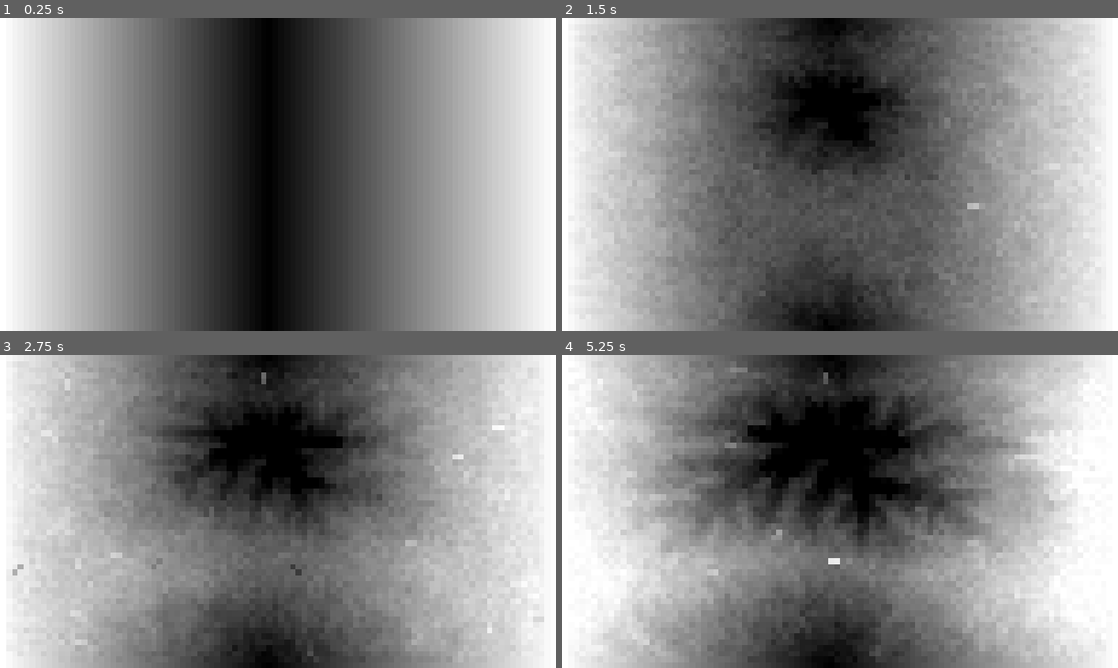
Above: before the commit, frames 1-4 (two rows, left to right).
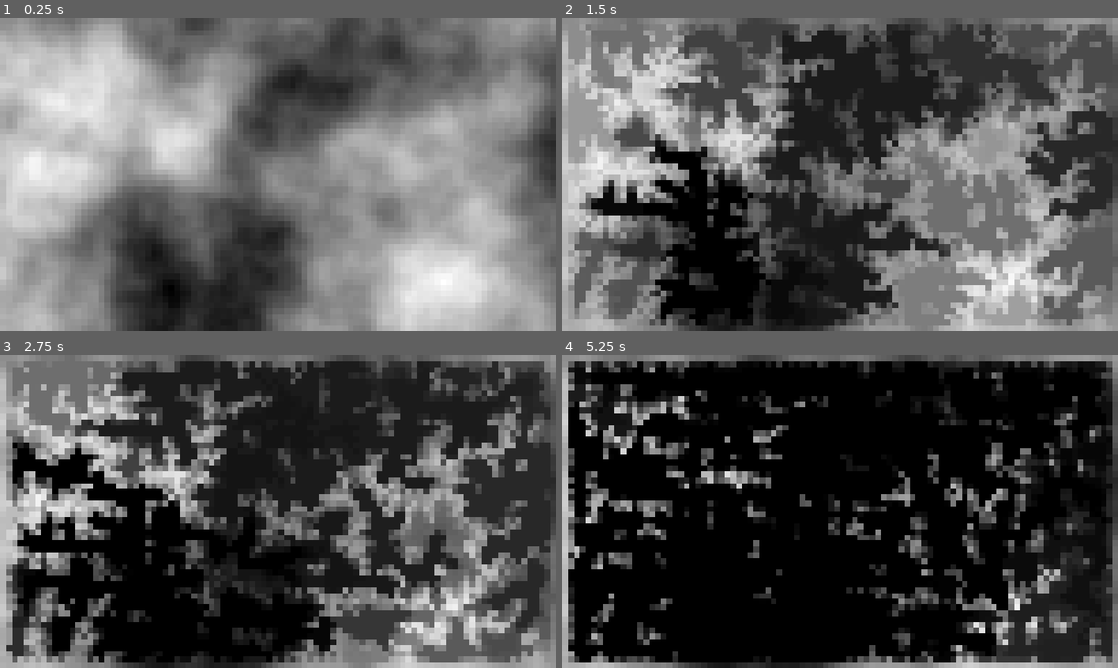
Above: after the commit, the same moments.

Repository: Dams4K/Tipe
Game: Godot game, scene res://move/viewer.tscn
Two runs of this game, one before a commit and one after it. Both use one fixed random seed, a clock stepped at 60 frames per second and the inputs below.
Inputs (mouse positions are in pixels of both pictures, inside the frame that each line leads up to):
- Up to frame 1 (0.25 s): no input
- Up to frame 2 (1.5 s): tap Enter at 0.5 s; move the mouse to (962, 158) at 0.52 s; tap Space at 0.6, 0.77, 1.07, 1.35 s; click (962, 158) at 0.67 s; move the mouse to (728, 190) at 1.27 s; click (728, 190) at 1.42 s
- Up to frame 3 (2.75 s): tap Space at 1.52, 1.82, 2.1 s; move the mouse to (333, 442) at 2.02 s; click (333, 442) at 2.17 s
- Up to frame 4 (5.25 s): move the mouse to (812, 574) at 2.77 s; tap Space at 2.85, 3.02, 3.32, 3.6, 3.77, 4.07, 4.35, 4.52, 4.82, 5.1 s; click (812, 574) at 2.92 s; move the mouse to (1006, 558) at 3.52 s; click (1006, 558) at 3.67 s; move the mouse to (673, 464) at 4.27 s; click (673, 464) at 4.42 s; move the mouse to (867, 511) at 5.02 s; click (867, 511) at 5.17 s

The runs differ from the first frame. In frame 1, 77% of the frame differs, in the area x 0-100%, y 0-100%; in frame 2, 75%; in frame 3, 82%; in frame 4, 90%.

Commit message:
looks funny, and like erosion

Diff:
--- a/move/canvas.gd
+++ b/move/canvas.gd
@@ -2,17 +2,18 @@
 
 @export var timer: Timer
 @export var movements: Sprite2D
+@export var base_texture: Texture2D
 
 var droplets: Array[Droplet] = []
 
 func _ready() -> void:
 	randomize()
-
-	var movements_image = Image.create(texture.get_width(), texture.get_height(), false, Image.FORMAT_RGBA8)
+	await base_texture.changed
+	var movements_image = Image.create(base_texture.get_width(), base_texture.get_height(), false, Image.FORMAT_RGBA8)
 	var movements_image_texture: ImageTexture = ImageTexture.create_from_image(movements_image)
 
 	Droplet.movements_image = movements_image_texture.get_image()
-	Droplet.image = texture.get_image()
+	Droplet.image = base_texture.get_image()
 	movements.texture = movements_image_texture
 
 	timer.timeout.connect(update)
@@ -24,11 +25,10 @@
 
 	if event is InputEventKey and event.keycode == KEY_SPACE and event.pressed:
 		for i in range(1_000):
-			var rx = randf_range(1.0, texture.get_width()-2.0)
-			var ry = randf_range(1.0, texture.get_height()-2.0)
+			var rx = randf_range(1.0, base_texture.get_width()-1.0)
+			var ry = randf_range(1.0, base_texture.get_height()-1.0)
 			var droplet = Droplet.new(Vector2(rx, ry))
 			droplets.append(droplet)
-		print("Show time")
 
 func update():
 	var droplets_alive: Array[Droplet] = []
--- a/move/droplet.gd
+++ b/move/droplet.gd
@@ -8,7 +8,20 @@
 
 var position: Vector2 = Vector2.ZERO
 
+var direction: Vector2 = Vector2(0, 0)
+var inertia: float = 0.3
+var velocity: float = 1.0
+var gravity: float = 9.8
+
+var min_slope: float = 0.5
+
 var sediment: float = 0.0
+var capacity: float = 1.0
+var erosion: float = 0.3
+var deposition: float = 0.3
+
+var water: float = 1.0
+var evaporation: float = 0.05
 
 var iteration := 0
 
@@ -36,8 +49,8 @@
 		(P_xy1 - P_x_y)/2 * (1 - uv.x) + (Px1y1 - Px1_y)/2 * uv.x
 	)
 
-	var dir_new := -g
-	position += dir_new.normalized()
+	direction = (direction * inertia - g.normalized() * (1 - inertia)).normalized()
+	position += direction
 
 	if not out_of_bounds():
 		movements_image.set_pixelv(position, Color.GREEN)
@@ -60,10 +73,20 @@
 	if old_position == position:
 		return false
 
+	var carry_capacity = max(-delta_height, min_slope) * water * capacity * velocity
+
 	if delta_height > 0.0:
-		depose(0.04, old_position)
+		var amount_to_depose: float = min(delta_height, sediment) if delta_height > 0 else (sediment - carry_capacity) * deposition
+		sediment -= amount_to_depose
+		depose(amount_to_depose, old_position)
 	else:
-		erode(0.01, old_position)
+		var amount_to_erode: float = min(-delta_height, (carry_capacity-sediment) * erosion)
+		erode(amount_to_erode, old_position)
+
+	velocity = sqrt(max(0, velocity**2 - delta_height * gravity))
+	if velocity == NAN:
+		print("NAN")
+	water *= (1 - evaporation)
 
 	return true
 
--- a/move/viewer.tscn
+++ b/move/viewer.tscn
@@ -3,27 +3,23 @@
 [ext_resource type="Script" uid="uid://b1wv0d5umfkew" path="res://move/viewer.gd" id="1_pr5dc"]
 [ext_resource type="Script" uid="uid://cyrd3ld6bnjje" path="res://move/canvas.gd" id="2_44i43"]
 
-[sub_resource type="Gradient" id="Gradient_ou7mo"]
-offsets = PackedFloat32Array(0, 0.480519, 1)
-colors = PackedColorArray(1, 1, 1, 1, 0, 0, 0, 1, 1, 1, 1, 1)
+[sub_resource type="FastNoiseLite" id="FastNoiseLite_44i43"]
+frequency = 0.021
 
-[sub_resource type="GradientTexture2D" id="GradientTexture2D_pr5dc"]
-gradient = SubResource("Gradient_ou7mo")
+[sub_resource type="NoiseTexture2D" id="NoiseTexture2D_47aj1"]
 width = 96
 height = 54
-fill_from = Vector2(0, 0.5)
-fill_to = Vector2(1, 0.5)
-metadata/_snap_enabled = true
+noise = SubResource("FastNoiseLite_44i43")
 
 [node name="Viewer" type="Node2D"]
 script = ExtResource("1_pr5dc")
 
 [node name="Canvas" type="Sprite2D" parent="." node_paths=PackedStringArray("timer", "movements")]
-texture = SubResource("GradientTexture2D_pr5dc")
 centered = false
 script = ExtResource("2_44i43")
 timer = NodePath("../Timer")
 movements = NodePath("../Movements")
+base_texture = SubResource("NoiseTexture2D_47aj1")
 
 [node name="Movements" type="Sprite2D" parent="."]
 visible = false
